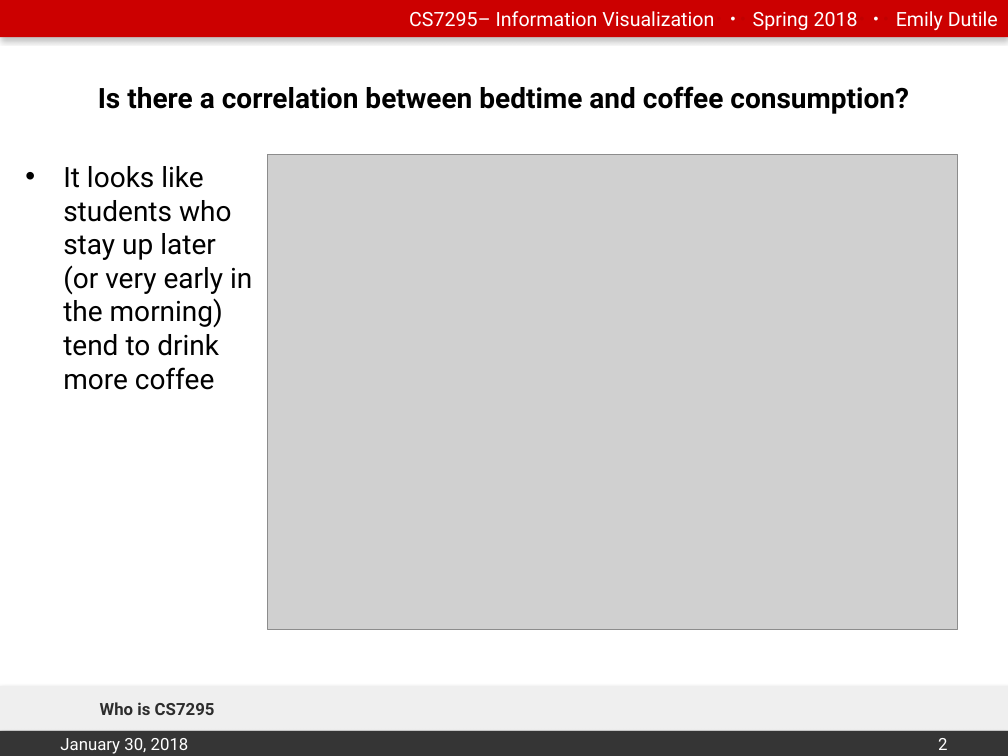
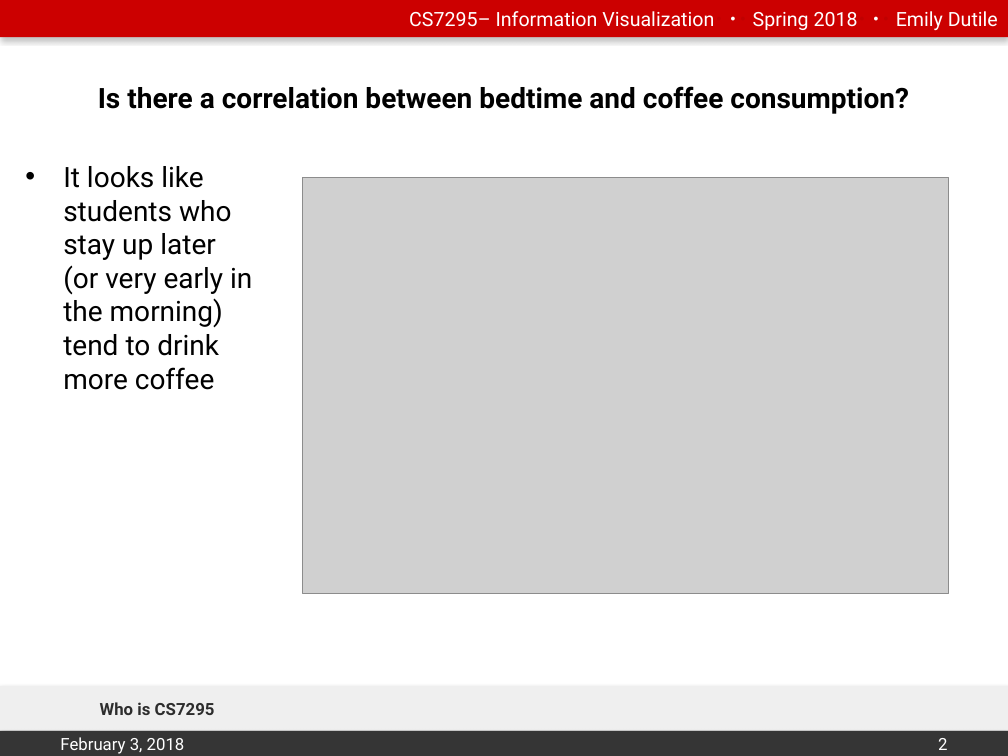
Before and after one commit to emily-jean/info-viz, a slide deck: slide 2 of hw1/HW1-part3-insights-Dutile.pptx. Drawn at 1008x756 pixels with LibreOffice and Linux fonts; fonts in the diff are those of the drawing; grey boxes stand for pictures; background and template pictures are left out. Boxes give left, top, right and bottom in pixels: in the first picture for what was removed or moved away, otherwise in the second. Text is boxed around its words. In the diff, an @@ line names an element or a change of style, - is before the commit and + after.

```diff
--- a/hw1/HW1-part3-insights-Dutile.pptx
+++ b/hw1/HW1-part3-insights-Dutile.pptx
@@ picture: place and size @@
-picture at [268, 154, 958, 629]
+picture at [303, 177, 950, 594]
@@ text at [60, 737, 185, 754]: text changed @@
-January 30, 2018
+February 3, 2018
```
Also in this commit, not shown: 5 other slides changed, 10 other files.
